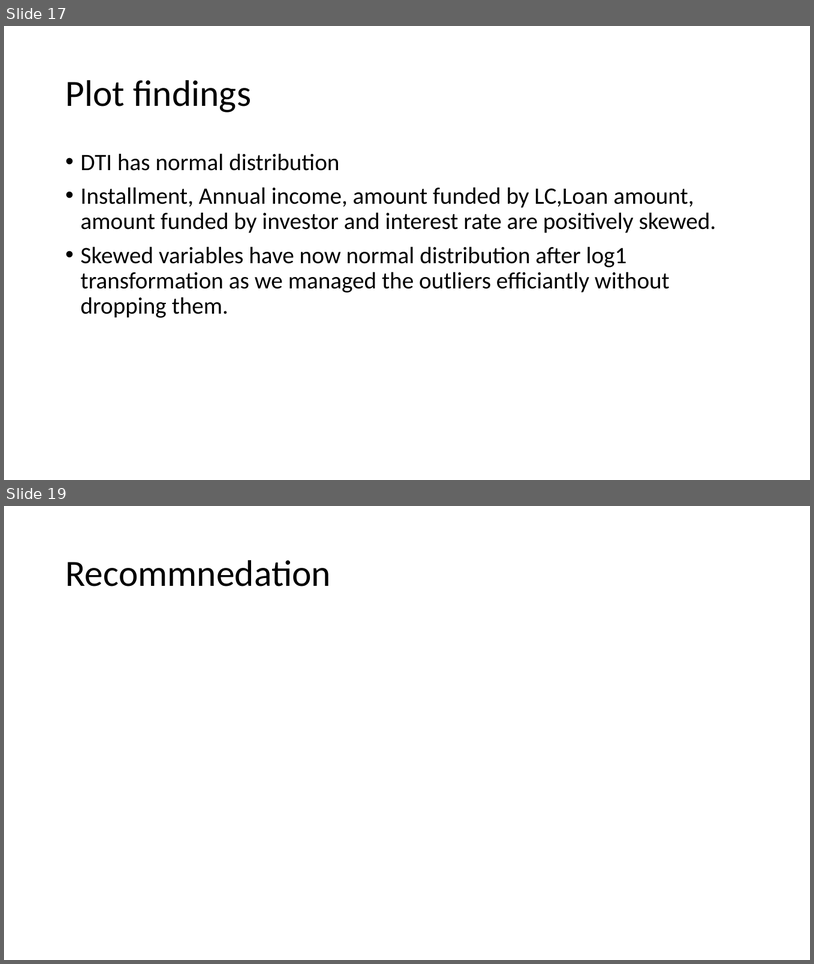
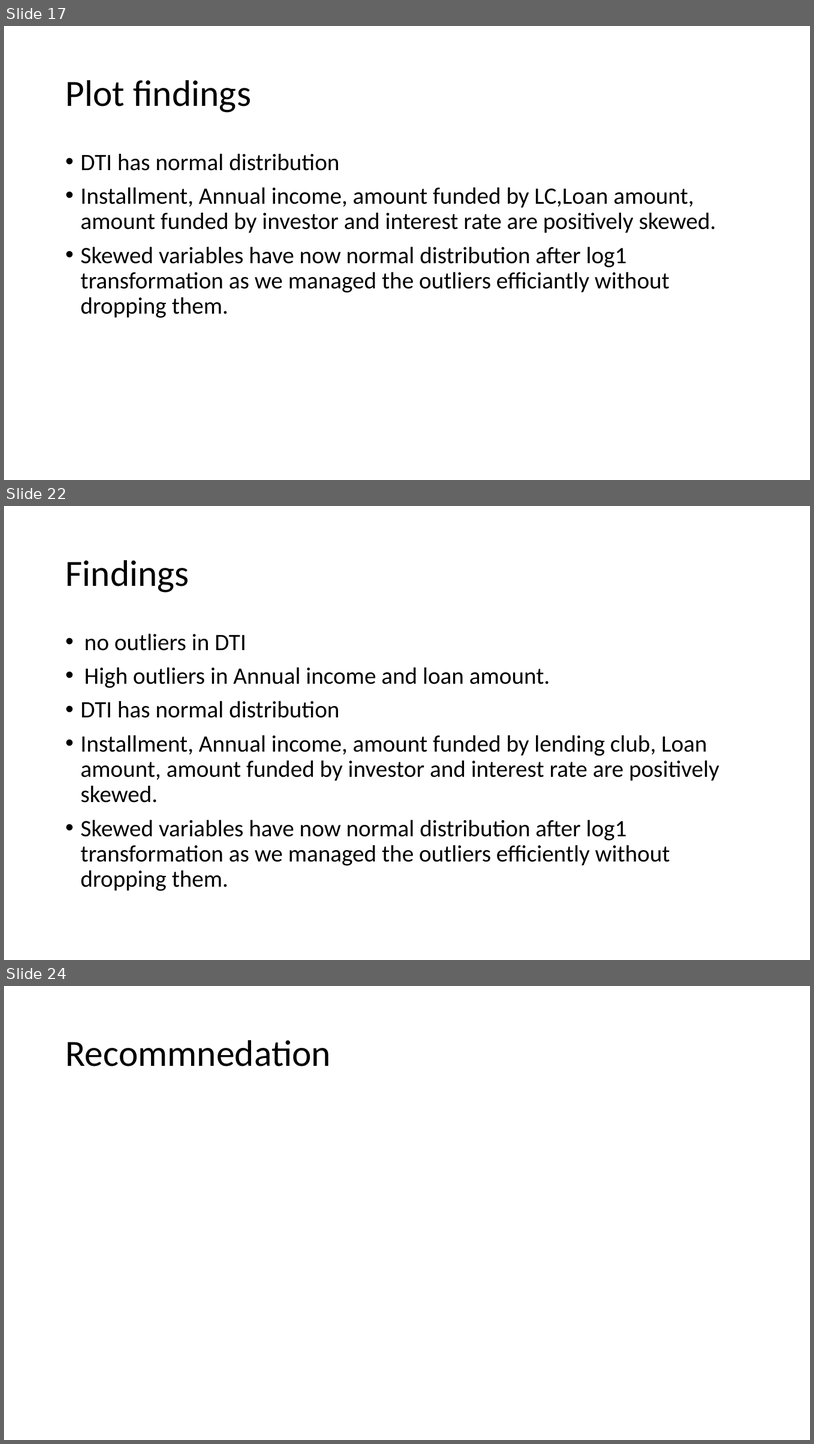
Before and after one commit to CharlieThomasCTG/LendingClubEDA, a slide deck: EDA LENDING CLUB.pptx. Shown one above the other, each under a label of ours: slides 17 and 19 before the commit, slides 17, 22 and 24 after it; the slides between them are not shown. The pictures are 814x964 and 814x1444 pixels, drawn with LibreOffice and Linux fonts; fonts in the diff are those of the drawing. Boxes give left, top, right and bottom in pixels: in the first picture for what was removed or moved away, otherwise in the second. Text is boxed around its words. In the diff, an @@ line names an element or a change of style, - is before the commit and + after.

```diff
--- a/EDA LENDING CLUB.pptx
+++ b/EDA LENDING CLUB.pptx
@@ slide 22 added at (4,506,810,960), background #FFFFFF @@
@@ title added at (65,560,189,592), 44 pt, text #000000 @@
+Findings
@@ text added at (81,633,720,891), 28 pt, text #000000 @@
+• no outliers in DTI
+• High outliers in Annual income and loan amount.
+• DTI has normal distribution
+• Installment, Annual income, amount funded by lending club, Loan amount, amount funded by investor and interest rate are positively skewed.
+• Skewed variables have now normal distribution after log1 transformation as we managed the outliers efficiently without dropping them.
@@ what was slide 19 is now slide 24 @@
```
Also in this commit, not shown: 6 slides changed, 5 other slides added, 1 slide removed.
